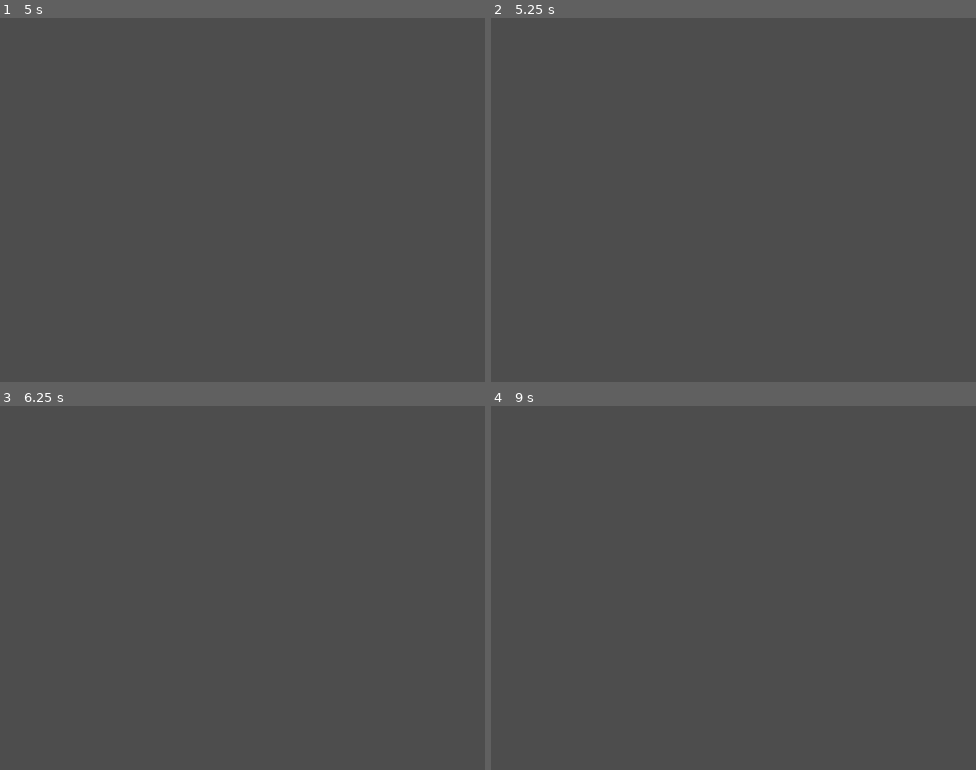
Above: before the commit, frames 1-4 (two rows, left to right).
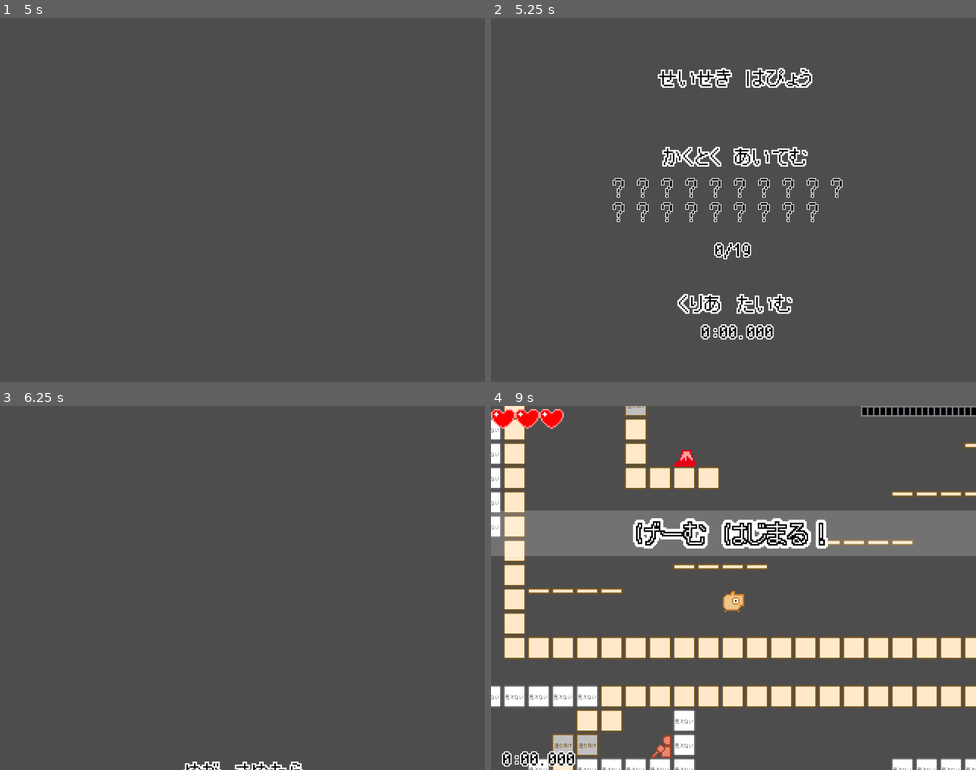
Above: after the commit, the same moments.

Repository: syun77/gd_ino
Game: Godot game, scene res://src/scenes/ending/Ending.tscn
Same seed, same stepped clock (60 frames per second), same inputs: the game is played once before the commit and once after it. This scene is started directly instead of the project's main scene.
Inputs (mouse positions are in pixels of both pictures, inside the frame that each line leads up to):
- Up to frame 1 (5 s): move the mouse to (349, 181) at 0.52 s; hold Space (action) 0.53-1.28 s; hold Right (ui_right) 0.53-2.03 s; move the mouse to (145, 218) at 1.27 s; tap Space (action) at 1.35, 2.85, 4.35 s; move the mouse to (291, 119) at 2.02 s; hold Left (ui_left) 2.03-2.78 s; hold Space (action) 2.03-2.78 s; move the mouse to (218, 272) at 2.77 s; hold Right (ui_right) 2.78-4.28 s; move the mouse to (388, 254) at 3.52 s; hold Space (action) 3.53-4.28 s; tap R (reset) at 4.15 s; move the mouse to (97, 145) at 4.27 s; hold Left (ui_left) from 4.28 s (still down)
- Up to frame 2 (5.25 s): tap Enter at 5 s; move the mouse to (757, 200) at 5.02 s; release Left (ui_left) at 5.03 s; hold Right (ui_right) from 5.03 s (still down); hold Space (action) from 5.03 s (still down)
- Up to frame 3 (6.25 s): tap R (reset) at 5.75 s; move the mouse to (169, 497) at 5.77 s; release Right (ui_right) at 5.78 s; release Space (action) at 5.78 s; hold Left (ui_left) from 5.78 s (still down); tap Space (action) at 5.85 s
- Up to frame 4 (9 s): move the mouse to (840, 569) at 6.52 s; hold Space (action) 6.53-7.28 s; move the mouse to (636, 606) at 7.27 s; release Left (ui_left) at 7.28 s; hold Right (ui_right) from 7.28 s (still down); tap Space (action) at 7.35, 8.85 s; move the mouse to (782, 507) at 8.02 s; hold Space (action) 8.03-8.78 s; move the mouse to (709, 660) at 8.77 s

Frame 1 is identical in both runs. In frame 2, 4.7% of the frame differs, in the area x 25-73%, y 13-89%; in frame 3, 0.4%; in frame 4, 34%, in the area x 0-100%, y 0-100%.

Commit message:
経過時間を表示

Diff:
--- a/gd_ino/Main.gd
+++ b/gd_ino/Main.gd
@@ -47,6 +47,7 @@
 @onready var _item_layer = $ItemLayer
 @onready var _particle_layer = $ParticleLayer
 @onready var _ui_layer = $UILayer
+@onready var _ui_time = $UILayer/UITime
 @onready var _ui_fade = $UILayer/FadeRect
 
 # ---------------------------------
@@ -141,6 +142,8 @@
 	match _main_step:
 		eMainStep.MAIN:
 			# メイン.
+			## 時間経過.
+			Common.add_past_time(delta)
 			_player.update(delta)
 			_update_camera(false)
 			_gain_item = _player.itemID
@@ -208,6 +211,8 @@
 func _update_ui() -> void:
 	# Heath UIを更新.
 	_ui_health.set_hp(_player.hp, _player.max_hp)
+	# 経過時間UIを更新.
+	_ui_time.text = Common.get_past_time_str()
 
 ## おめがの勲章チェック.
 func _check_omega() -> void:
--- a/gd_ino/Main.tscn
+++ b/gd_ino/Main.tscn
@@ -7,6 +7,7 @@
 [ext_resource type="PackedScene" uid="uid://b4l2qr5ybm4ju" path="res://src/ui/UIHealth.tscn" id="5_nt1as"]
 [ext_resource type="PackedScene" uid="uid://dfegnd2mn10k1" path="res://src/ui/UICaption.tscn" id="5_w4dc7"]
 [ext_resource type="PackedScene" uid="uid://c2w3a7gpfkbnn" path="res://src/ui/UIItemList.tscn" id="6_d1ksn"]
+[ext_resource type="LabelSettings" uid="uid://ocau00etiel2" path="res://assets/fonts/font_result.tres" id="7_blgql"]
 
 [node name="Main" type="Node2D"]
 script = ExtResource("1_q18xd")
@@ -33,6 +34,15 @@
 
 [node name="UIItemList" parent="UILayer" instance=ExtResource("6_d1ksn")]
 
+[node name="UITime" type="Label" parent="UILayer"]
+offset_left = 8.0
+offset_top = 904.0
+offset_right = 224.0
+offset_bottom = 961.0
+text = "0:00.000"
+label_settings = ExtResource("7_blgql")
+horizontal_alignment = 2
+
 [node name="FadeRect" type="ColorRect" parent="UILayer"]
 visible = false
 offset_right = 1280.0
--- a/gd_ino/src/common/Common.gd
+++ b/gd_ino/src/common/Common.gd
@@ -80,6 +80,15 @@
 func get_past_time() -> float:
 	return _past_time
 
+## 経過時間を文字列として取得する.
+func get_past_time_str() -> String:
+	var t = _past_time
+	var msec = int(t*1000) % 1000
+	var sec = int(t) % 60
+	var minute = int(t/60)
+	var time = "%2d:%02d.%03d"%[minute, sec, msec]
+	return time
+
 ## 収集アイテム獲得.
 func gain_item(id:Map.eItem) -> void:
 	_gained_item[id] = true
--- a/gd_ino/src/scenes/ending/Ending.gd
+++ b/gd_ino/src/scenes/ending/Ending.gd
@@ -9,12 +9,14 @@
 func _process(delta: float) -> void:
 
 	var spd = SCROLL_SPEED * delta
+	var h = _spr.texture.get_height()
+	var end_y = -(h + Common.WINDOW_HEIGHT*1.3)
+
 	if Input.is_action_pressed("action"):
 		# 早送り.
 		spd *= 20
 	_spr.position.y -= spd
 
-	var h = _spr.texture.get_height()
-	if _spr.position.y < -(h + Common.WINDOW_HEIGHT*1.3):
+	if _spr.position.y < end_y:
 		# オープニング終了.
-		get_tree().change_scene_to_file("res://src/scenes/ending/Result.tscn")
+		get_tree().change_scene_to_file("res://src/scenes/result/Result.tscn")
--- a/gd_ino/src/scenes/result/Result.gd
+++ b/gd_ino/src/scenes/result/Result.gd
@@ -32,11 +32,9 @@
 # -----------------------------------------
 ## 開始.
 func _ready() -> void:
-	var msec = int(_clear_time*1000) % 1000
-	var sec = int(_clear_time) % 60
-	var minute = int(_clear_time/60)
-	var time = "%2d:%02d.%03d"%[minute, sec, msec]
-	_txt_time.text = time
+	# クリア時間.
+	_clear_time = Common.get_past_time()
+	_txt_time.text = Common.get_past_time_str()
 
 	# 獲得アイテムを表示.
 	var size = 64
@@ -74,4 +72,5 @@
 			if Input.is_action_just_released("action"):
 				_state = eState.END
 		eState.END:
-			get_tree().change_scene_to_file("res://src/scenes/title/Title.tscn")
+			if Input.is_action_pressed("action") == false:
+				get_tree().change_scene_to_file("res://src/scenes/title/Title.tscn")
Not shown: 1 places in gd_ino/Main.tscn that only renumber resources
